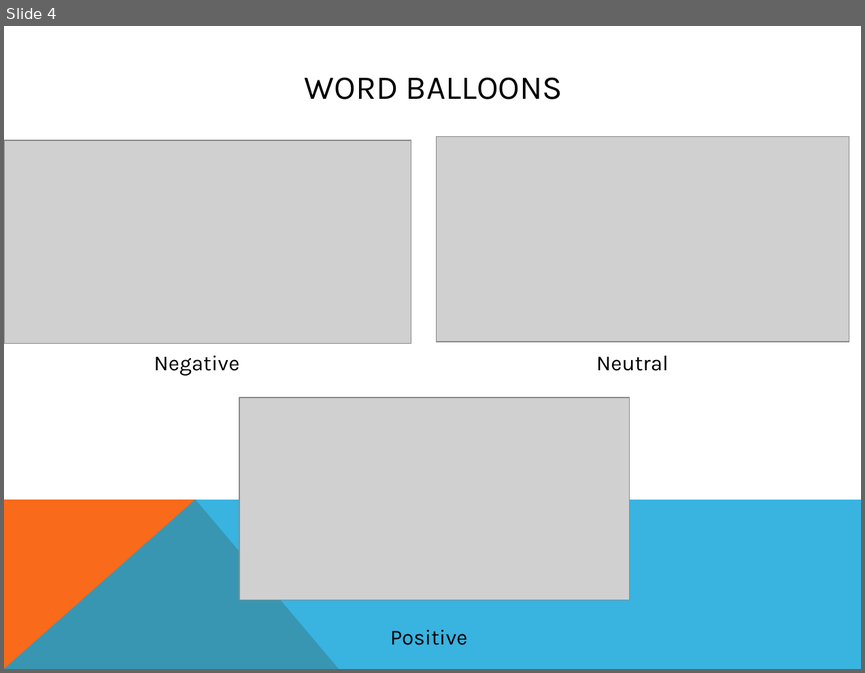
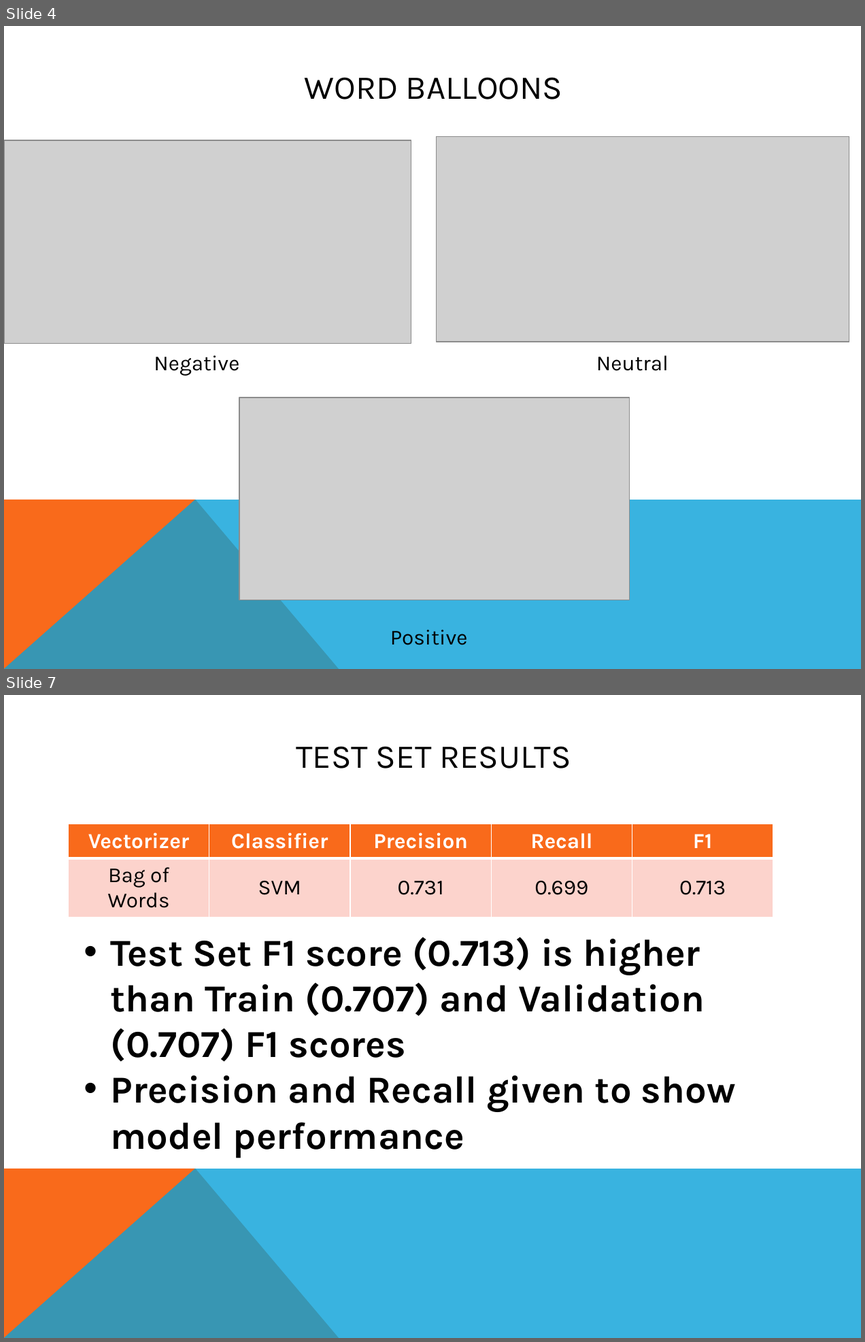
Before and after one commit to willjdew/Airline-Twitter-Sentiment, a slide deck: documents/Twitter US Airline Sentiment Analysis PP.pptx. Shown one above the other, each under a label of ours: slide 4 before the commit, slides 4 and 7 after it; the slides between them are not shown. The pictures are 865x673 and 865x1342 pixels, drawn with LibreOffice and Linux fonts; fonts in the diff are those of the drawing; grey boxes stand for pictures. Boxes give left, top, right and bottom in pixels: in the first picture for what was removed or moved away, otherwise in the second. Text is boxed around its words. In the diff, an @@ line names an element or a change of style, - is before the commit and + after.

```diff
--- a/documents/Twitter US Airline Sentiment Analysis PP.pptx
+++ b/documents/Twitter US Airline Sentiment Analysis PP.pptx
@@ slide 7 added at bbox=[4, 695, 861, 1338], background #FFFFFF; not listed: 2 template elements that a slide beside it also shows @@
@@ title added at bbox=[296, 746, 571, 768], 28 pt, text #000000 @@
+TEST SET RESULTS
@@ table added at bbox=[68, 824, 775, 911], 2 rows, 5 columns @@
+Vectorizer | Classifier | Precision | Recall | F1
+Bag of Words | SVM | 0.731 | 0.699 | 0.713
@@ text added at bbox=[111, 937, 736, 1157], 32 pt, text #000000, bold @@
+• Test Set F1 score (0.713) is higher than Train (0.707) and Validation (0.707) F1 scores
+• Precision and Recall given to show model performance
```
Also in this commit, not shown: 1 slide changed, 4 other slides added, 3 slides removed, 1 other file.
